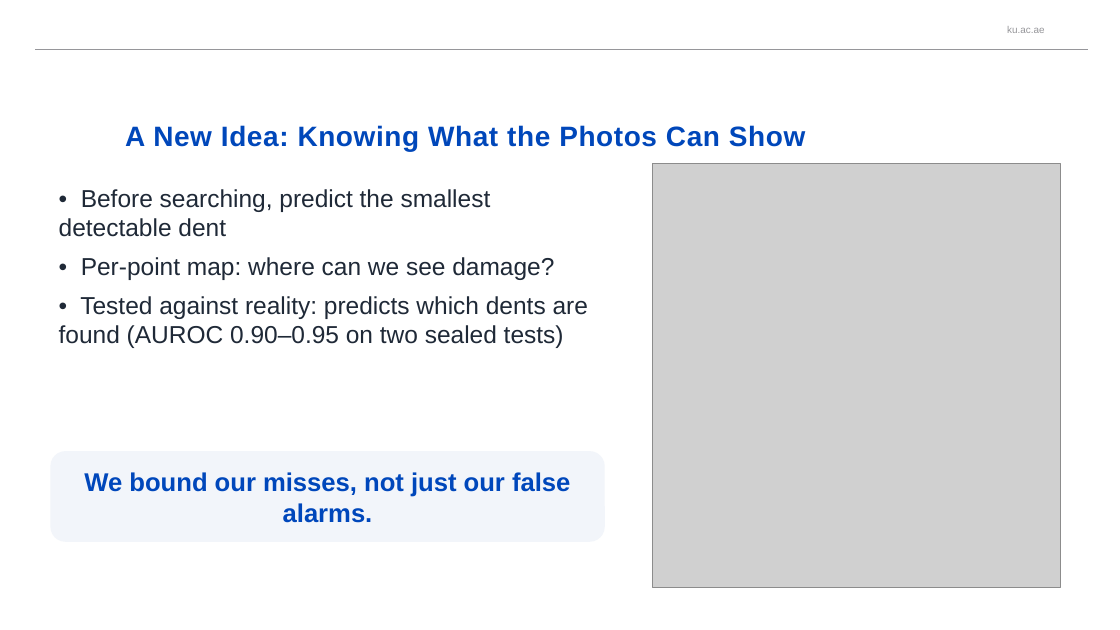
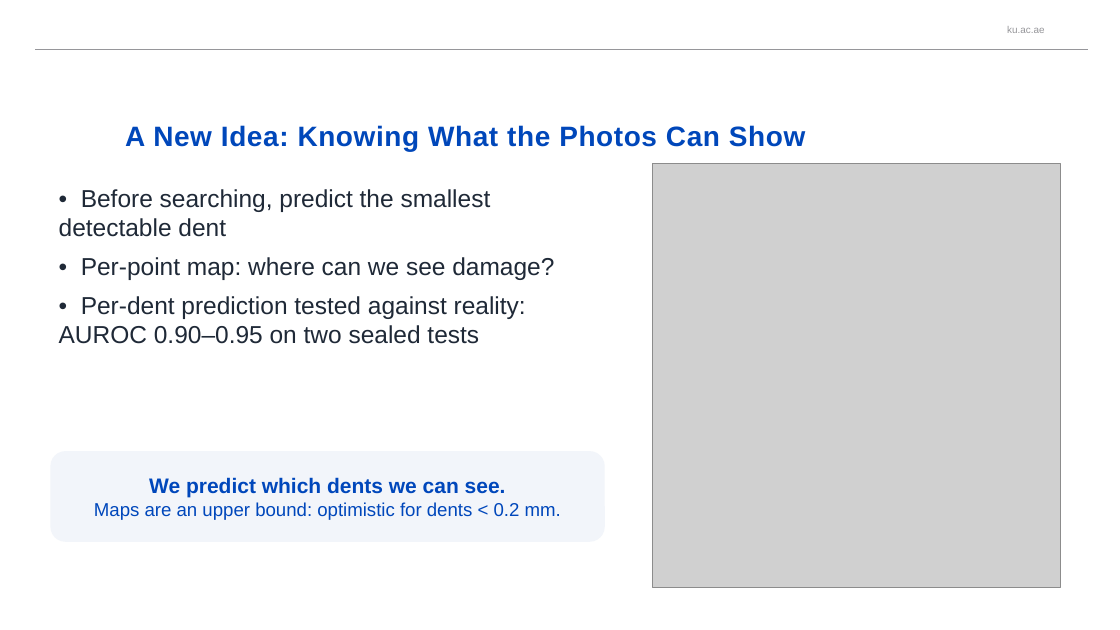
Before and after one commit to afeefaaazam03/3D-Jetblade, a slide deck: slide 20 of media/BladeDelta_presentation.pptx (slide 19 before the commit). Drawn at 1120x630 pixels with LibreOffice and Linux fonts; fonts in the diff are those of the drawing; grey boxes stand for pictures; background and template pictures are left out. Boxes give left, top, right and bottom in pixels: in the first picture for what was removed or moved away, otherwise in the second. Text is boxed around its words. In the diff, an @@ line names an element or a change of style, - is before the commit and + after.

```diff
--- a/media/BladeDelta_presentation.pptx
+++ b/media/BladeDelta_presentation.pptx
@@ text at [59,296,526,344]: text changed @@
-• Tested against reality: predicts which dents are found (AUROC 0.90–0.95 on two sealed tests)
+• Per-dent prediction tested against reality: AUROC 0.90–0.95 on two sealed tests
@@ text in rounded rectangle at [94,477,561,520]: text changed; size 22 to 16 pt; bold off @@
-We bound our misses, not just our false alarms.
+We predict which dents we can see.
+Maps are an upper bound: optimistic for dents < 0.2 mm.
```
Also in this commit, not shown: 1 slide added, 5 other files.
